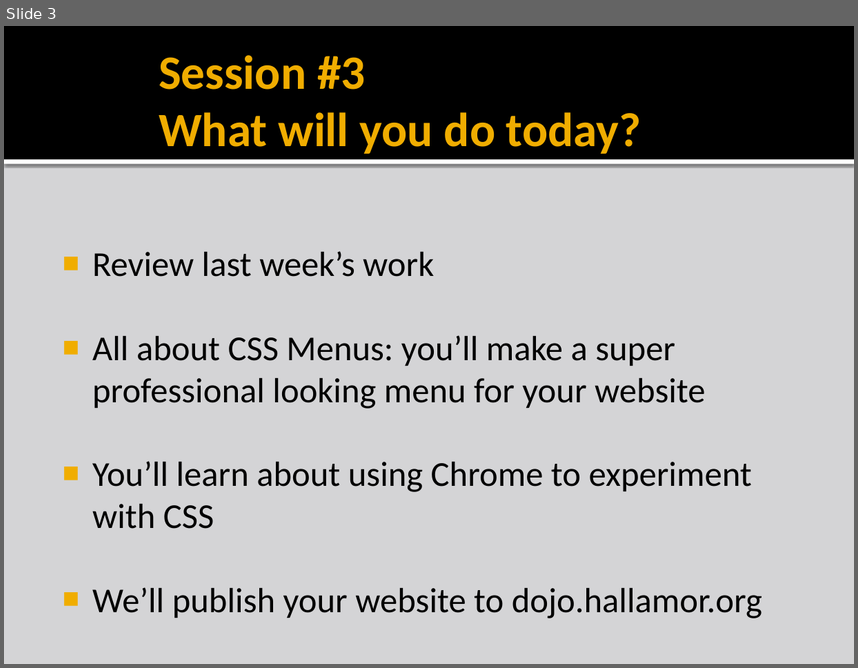
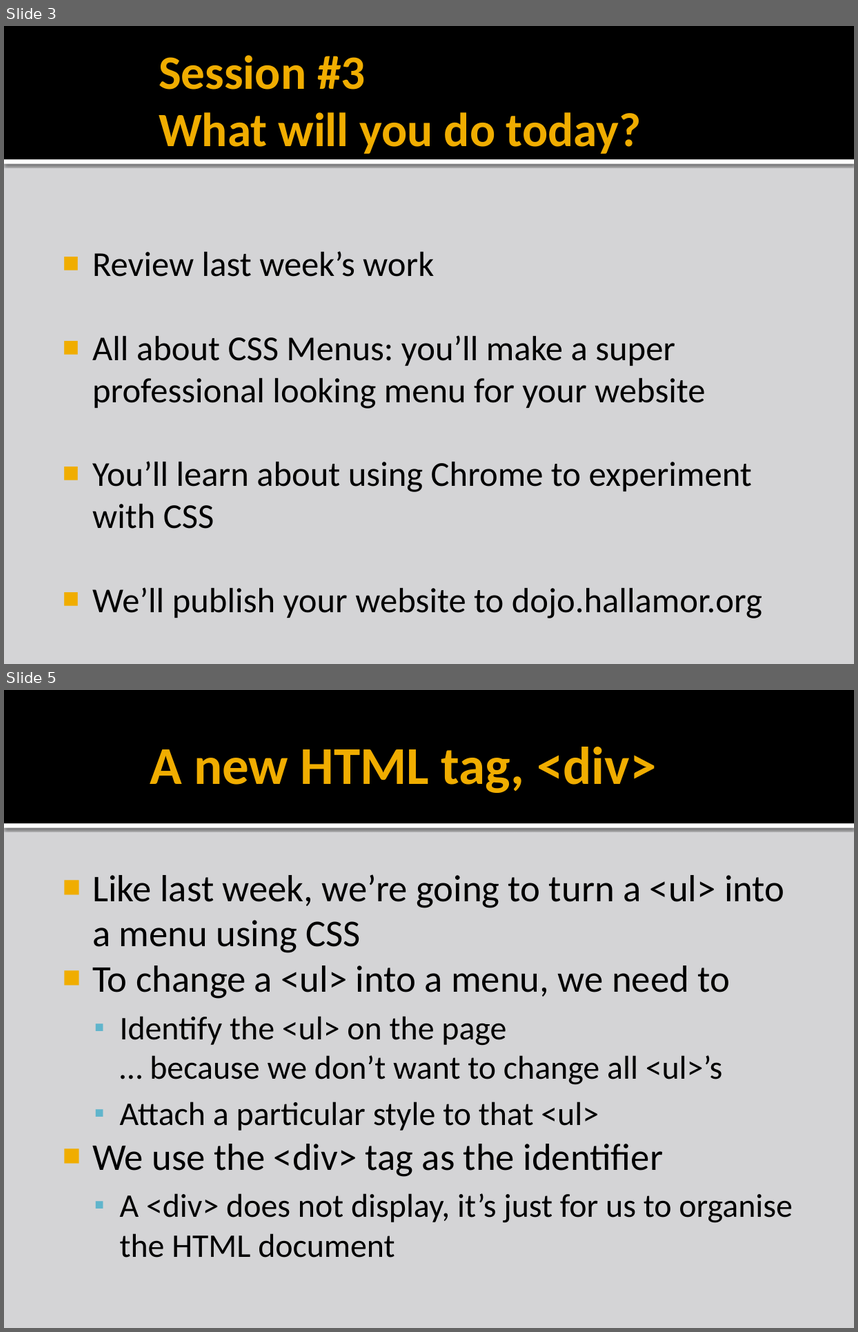
Before and after one commit to liamf/coderdojo-bray, a slide deck: html/presentations/CoderDojoBrayHTML_session3.pptx. Shown one above the other, each under a label of ours: slide 3 before the commit, slides 3 and 5 after it; the slides between them are not shown. The pictures are 858x668 and 858x1332 pixels, drawn with LibreOffice and Linux fonts; fonts in the diff are those of the drawing; background and template pictures are left out. Boxes give left, top, right and bottom in pixels: in the first picture for what was removed or moved away, otherwise in the second. Text is boxed around its words. In the diff, an @@ line names an element or a change of style, - is before the commit and + after.

```diff
--- a/html/presentations/CoderDojoBrayHTML_session3.pptx
+++ b/html/presentations/CoderDojoBrayHTML_session3.pptx
@@ slide 5 added at (4,690,854,1328), background #D4D4D6; not listed: 2 template elements that a slide beside it also shows @@
@@ title added at (150,747,656,793), 45 pt, text #F0AD00, bold @@
+A new HTML tag, <div>
@@ text added at (92,874,792,1257), 28 pt, text #000000 @@
+■ Like last week, we’re going to turn a <ul> into a menu using CSS
+■ To change a <ul> into a menu, we need to
+  ▪ Identify the <ul> on the page
+    … because we don’t want to change all <ul>’s
+  ▪ Attach a particular style to that <ul>
+■ We use the <div> tag as the identifier
+  ▪ A <div> does not display, it’s just for us to organise the HTML document
```
Also in this commit, not shown: 2 slides changed, 15 other slides added, 5 other files.
